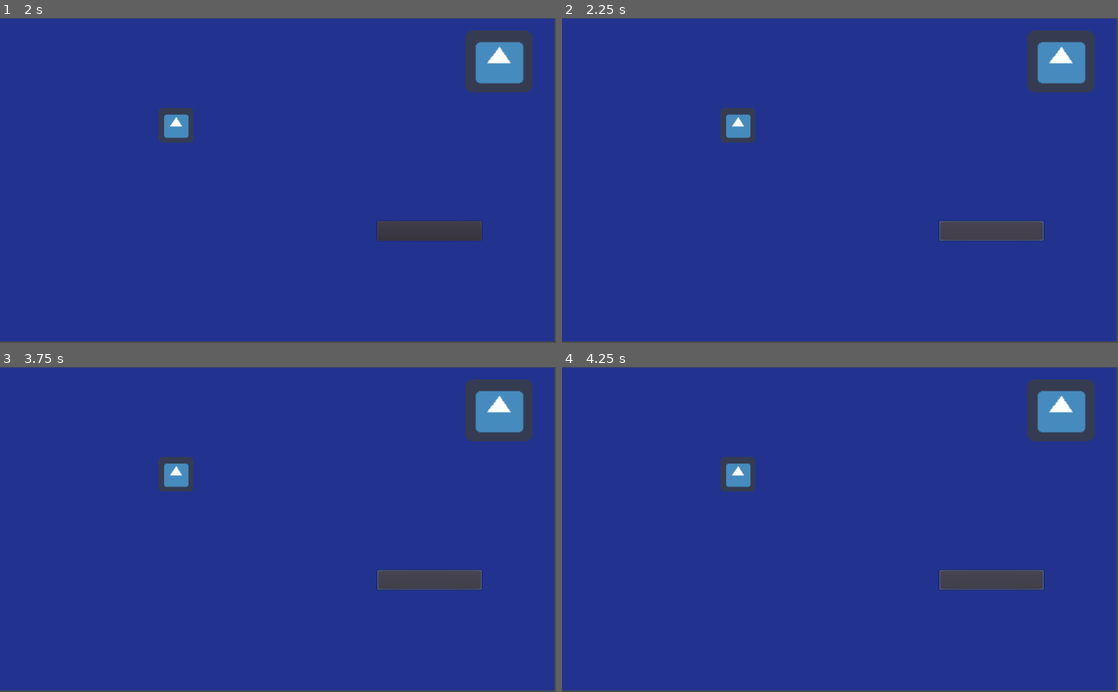
Above: before the commit, frames 1-4 (two rows, left to right).
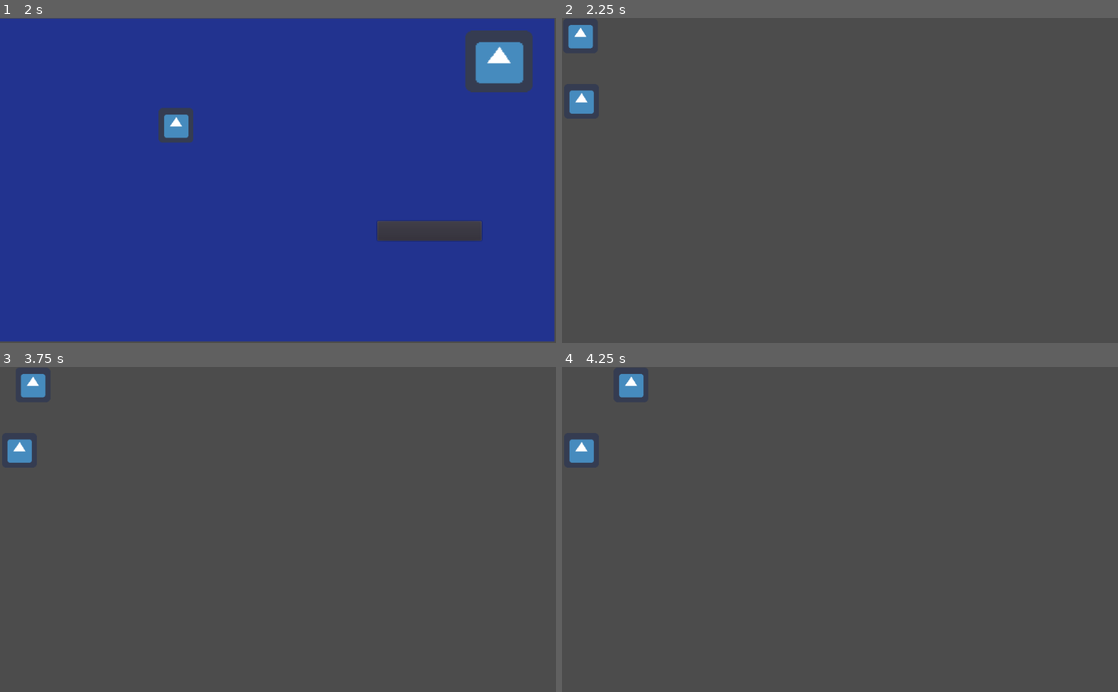
Above: after the commit, the same moments.

Repository: rchin157/gamejamNov2020
Game: Godot game, scene res://Level/OpeningMenu.tscn
Two runs of this game, one before a commit and one after it. Both use one fixed random seed, a clock stepped at 60 frames per second and the inputs below. The project has no main scene, so this scene is started directly. The engine's default icon, where the game draws it, is replaced by a stand-in: a white triangle on a blue panel in a dark square.
Inputs (mouse positions are in pixels of both pictures, inside the frame that each line leads up to):
- Up to frame 1 (2 s): click (189, 180) at 0.52 s; type "12" at 0.6 s; click "Host Server" at 1.25 s
- Up to frame 2 (2.25 s): click "Begin Game" at 2 s
- Up to frame 3 (3.75 s): click (428, 578) at 2.75 s, where only the run before the commit has a clickable "Begin Game"; tap Enter at 3.5 s; hold Right (ui_right) from 3.53 s (still down)
- Up to frame 4 (4.25 s): keep holding Right (ui_right)

Frame 1 is identical in both runs. In frame 2, 97% of the frame differs, in the area x 0-100%, y 0-100%; in frame 3, 97%; in frame 4, 97%.

Commit message:
multiplayer movement test environment

Diff:
--- /dev/null
+++ b/Entities/Player.tscn
@@ -0,0 +1,18 @@
+[gd_scene load_steps=4 format=2]
+
+[ext_resource path="res://icon.png" type="Texture" id=1]
+[ext_resource path="res://Scripts/Player.gd" type="Script" id=2]
+
+[sub_resource type="RectangleShape2D" id=1]
+extents = Vector2( 31.7603, 30.5075 )
+
+[node name="Player" type="KinematicBody2D"]
+script = ExtResource( 2 )
+
+[node name="icon" type="Sprite" parent="."]
+position = Vector2( 33.8582, 32.9796 )
+texture = ExtResource( 1 )
+
+[node name="CollisionShape2D" type="CollisionShape2D" parent="."]
+position = Vector2( 33.3731, 32.3136 )
+shape = SubResource( 1 )
--- /dev/null
+++ b/Level/Test Multiplayer.tscn
@@ -0,0 +1,12 @@
+[gd_scene load_steps=3 format=2]
+
+[ext_resource path="res://Entities/Player.tscn" type="PackedScene" id=1]
+[ext_resource path="res://Scripts/Test Multiplayer.gd" type="Script" id=2]
+
+[node name="Node2D" type="Node2D"]
+script = ExtResource( 2 )
+
+[node name="Player" parent="." instance=ExtResource( 1 )]
+
+[node name="Player2" parent="." instance=ExtResource( 1 )]
+position = Vector2( 1.88775, 120.816 )
--- a/Scripts/MultiplayerManage.gd
+++ b/Scripts/MultiplayerManage.gd
@@ -9,6 +9,7 @@
 var port = 25565;
 var is_server = false;
 var openingMenu;
+var listeningPlayer;
 
 # Called when the node enters the scene tree for the first time.
 func _ready():
@@ -57,6 +58,13 @@
 	openingMenu.set_player(id,num);
 	pass
 
+remote func update_player_pos(px: float, py: float):
+	listeningPlayer.update_position(px,py)
+	pass
+
+remote func startGame():
+	openingMenu.enter_debugtown()
+
 remote func test_connection():
 	print("connection works lmao")
 # Called every frame. 'delta' is the elapsed time since the previous frame.
--- a/Scripts/OpeningMenu.gd
+++ b/Scripts/OpeningMenu.gd
@@ -53,4 +53,10 @@
 
 func _on_Start_Button_pressed():
 	#BEGIN THE GAME
+	enter_debugtown();
+	MultiplayerManager.rpc("startGame");
 	pass # Replace with function body.
+
+func enter_debugtown():
+	get_tree().change_scene("res://Level/Test Multiplayer.tscn");
+	pass
--- /dev/null
+++ b/Scripts/Player.gd
@@ -0,0 +1,34 @@
+extends KinematicBody2D
+
+
+# Declare member variables here. Examples:
+# var a = 2
+# var b = "text"
+var velocity = Vector2.ZERO;
+var speed = 8000;
+var local = true;
+
+# Called when the node enters the scene tree for the first time.
+func _ready():
+	pass # Replace with function body.
+
+
+# Called every frame. 'delta' is the elapsed time since the previous frame.
+func _process(delta):
+	if(local):
+		velocity = get_direction()*speed*delta;
+		if(velocity.length()>0):
+			move_and_slide(velocity)
+			MultiplayerManager.rpc("update_player_pos",get_position().x,get_position().y)
+	pass
+
+func update_position(px: float, py: float):
+	set_position(Vector2(px,py));
+	pass;
+
+func set_local(set: bool):
+	local = set;
+
+func get_direction()-> Vector2:
+	return Vector2(Input.get_action_strength("ui_right")-Input.get_action_strength("ui_left"),
+	Input.get_action_strength("ui_down")-Input.get_action_strength("ui_up"))
--- /dev/null
+++ b/Scripts/Test Multiplayer.gd
@@ -0,0 +1,21 @@
+extends Node2D
+
+
+# Declare member variables here. Examples:
+# var a = 2
+# var b = "text"
+
+
+# Called when the node enters the scene tree for the first time.
+func _ready():
+	if(MultiplayerManager.is_server):
+		MultiplayerManager.listeningPlayer = get_node("Player2");
+	else:
+		MultiplayerManager.listeningPlayer = get_node("Player");
+	MultiplayerManager.listeningPlayer.local= false;
+	pass # Replace with function body.
+
+
+# Called every frame. 'delta' is the elapsed time since the previous frame.
+#func _process(delta):
+#	pass
